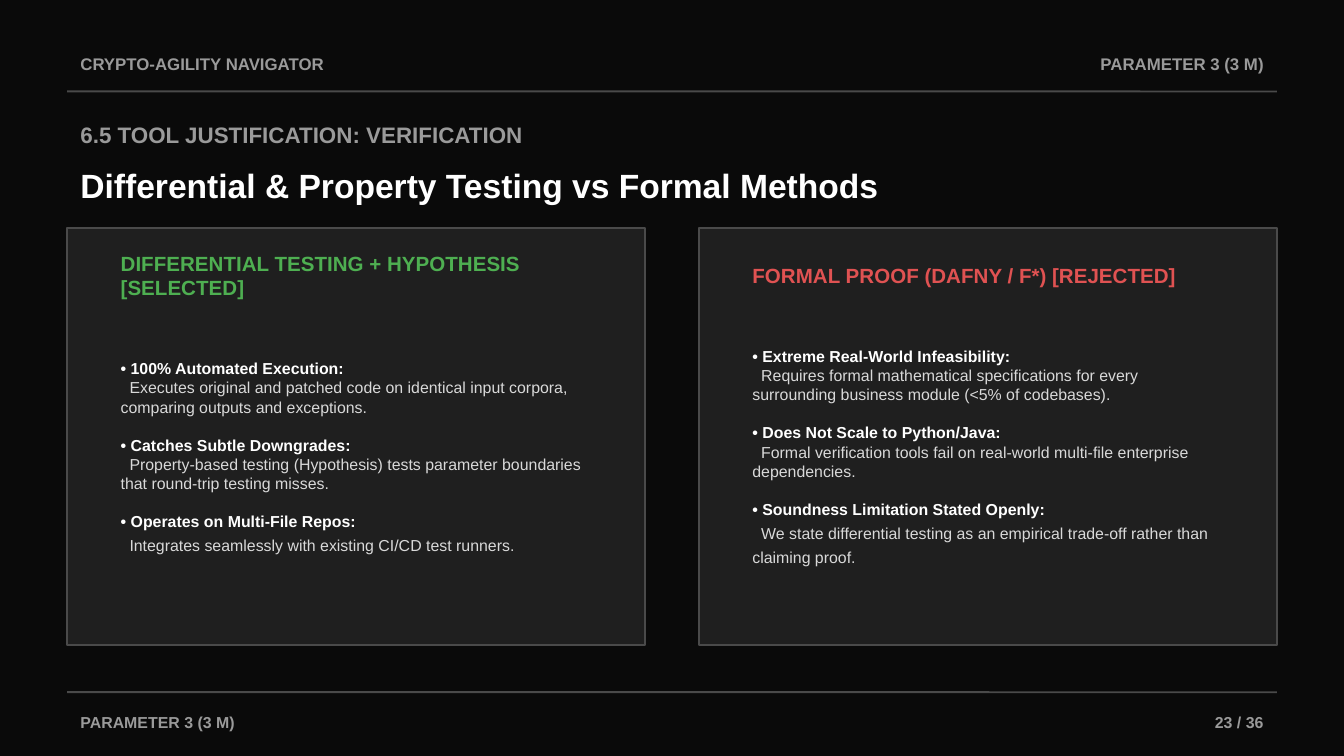
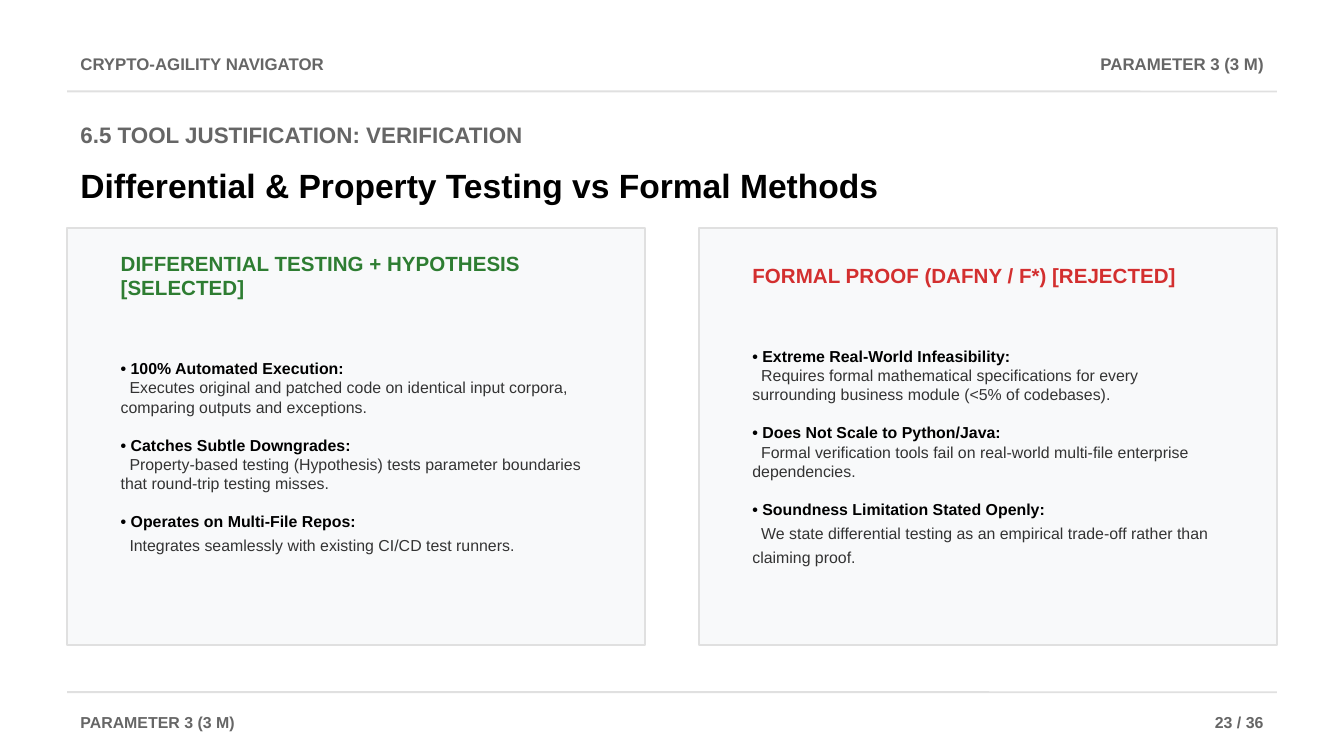
Before and after one commit to AviDhandhania/IDP-Project, a slide deck: slide 23 of Crypto-Agility_Navigator_Review2.pptx. Drawn at 1344x756 pixels with LibreOffice and Linux fonts; fonts in the diff are those of the drawing. Boxes give left, top, right and bottom in pixels: in the first picture for what was removed or moved away, otherwise in the second. Text is boxed around its words. In the diff, an @@ line names an element or a change of style, - is before the commit and + after.

Commit message:
Migrate PPTX to light theme

```diff
--- a/Crypto-Agility_Navigator_Review2.pptx
+++ b/Crypto-Agility_Navigator_Review2.pptx
@@ background #0A0A0A to #FFFFFF @@
@@ line (67, 91) - (1277, 91): stroke #4A4A4A 1 pt to #E0E0E0 1 pt @@
@@ text "Differential & Property Testing vs ..." at <box>80,173,878,204</box>: text colour #FFFFFF to #000000 @@
@@ rectangle at <box>67,228,645,645</box>: fill #1F1F1F to #F8F9FA; outline #4A4A4A 1 pt to #E0E0E0 1 pt @@
@@ rectangle at <box>699,228,1277,645</box>: fill #1F1F1F to #F8F9FA; outline #4A4A4A 1 pt to #E0E0E0 1 pt @@
@@ text "DIFFERENTIAL TESTING + HYPOTHESIS [SELECTED]" at <box>121,256,520,300</box>: text colour #4EAF51 to #2E7D32 @@
@@ text "FORMAL PROOF (DAFNY / F*) ..." at <box>752,268,1175,288</box>: text colour #E05252 to #D32F2F @@
@@ text "• 100% Automated Execution: Executes ..." at <box>121,362,581,555</box>: text colour #FFFFFF to #000000 in "• 100% Automated Execution: • Catches Subtle ..."; text colour #D9D9D9 to #333333 in "Executes original and patched code on identical ..." @@
@@ text "• Extreme Real-World Infeasibility: Requires ..." at <box>752,350,1208,567</box>: text colour #FFFFFF to #000000 in "• Extreme Real-World Infeasibility: • Does Not ..."; text colour #D9D9D9 to #333333 in "Requires formal mathematical specifications for every surrou ..." @@
@@ line (67, 692) - (1277, 692): stroke #4A4A4A 1 pt to #E0E0E0 1 pt @@
@@ text colour #9A9A9A to #666666 in 5 elements at <box>80,58,324,70</box>, <box>1100,58,1264,74</box>, <box>80,127,522,143</box>, <box>80,716,235,732</box>, <box>1215,717,1264,728</box> @@
```
Also in this commit, not shown: 35 other slides changed, 2 other files.
